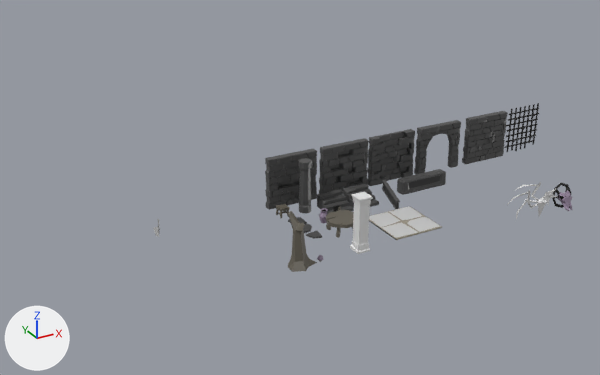
Renders of the Blender file Models/scene.blend from each side of a commit.
One viewpoint serves both versions: a 50 mm lens placed at (-33.4, -102.1, 53.0), pointed at (19.8, -5.5, 4.7). Every picture has the same lights, and +X, +Y and +Z are marked at lower left.

Before the edit, the objects in view are built like this:
```python
ob_cone = bpy.data.objects.new('Cone', me_cone)
ob_cone.location = (52.7, -20.7, 0.0)
ob_cone.scale = (1.0, 0.746, -1.46)
ob_cube = bpy.data.objects.new('Cube', me_cube_004)
ob_cube.location = (58.5, -18.8, 0.0)
ob_cube_005 = bpy.data.objects.new('Cube.005', me_cube_021)
ob_cube_005.location = (15.8, -18.3, 0.0)
ob_cube_005.scale = (0.145, 0.145, 0.145)
ob_cube_009 = bpy.data.objects.new('Cube.009', me_cube_024)
ob_cube_009.location = (22.0, -18.3, 1.0)
ob_pillar = bpy.data.objects.new('Pillar', me_cube_017)
ob_pillar.location = (21.5, -3.9, 0.0)
ob_stairhandle = bpy.data.objects.new('StairHandle', me_cube_015)
ob_stairhandle.location = (35.0, -6.7, 0.0)
ob_stool = bpy.data.objects.new('Stool', me_cube_038)
ob_stool.location = (17.8, -3.8, 0.0)
ob_table = bpy.data.objects.new('Table', me_cube_005)
ob_table.location = (22.8, -12.4, 0.0)
ob_wall_edging = bpy.data.objects.new('Wall_Edging', me_cube_001)
ob_wall_edging.location = (41.8, -4.7, 0.0)
# also in view: 'Stair_01' at (25.8, -5.5, 1.0); 'Wall_Doorway' at (48.4, -0.7, 4.0); 'Wall' at (58.3, -0.7, 4.0); 'Wall_BigHole' at (21.0, -0.7, 4.0); 'Wall_SmallHoles' at (30.2, -0.7, 4.0)
```
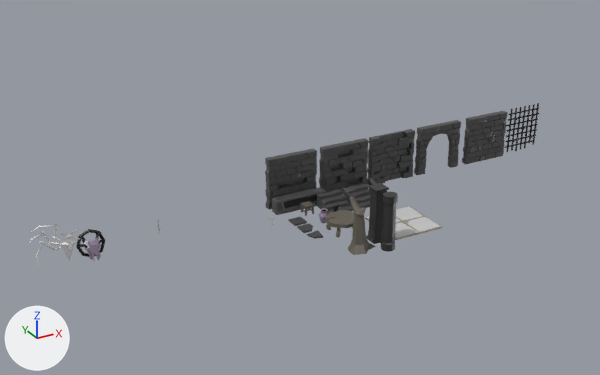
Boxes (x1, y1, x2, y2) around the edits, measured in the pictures (600 x 375 px):
'Cube.009', recoloured, moved: before (350, 192, 373, 254); after (366, 183, 389, 244)
'Wall_Edging', moved: before (397, 169, 446, 195); after (272, 187, 326, 215)
'Cube.004', moved: before (288, 211, 317, 272); after (348, 196, 376, 255)
'Pillar', surface changed, moved: before (299, 158, 312, 213); after (381, 192, 398, 252)
'Cube', moved: before (552, 183, 573, 211); after (76, 229, 105, 262)
'StairHandle', moved: before (382, 180, 400, 210); after (369, 178, 376, 185)
'Stool', moved: before (276, 204, 290, 218); after (301, 201, 314, 216)
'Cone.001', moved: before (541, 189, 557, 205); after (59, 230, 80, 249)
'Cone', moved: before (538, 197, 547, 216); after (60, 240, 75, 261)
'Cube.003', moved: before (514, 182, 541, 201); after (30, 223, 61, 242)
'Cube.002', moved: before (507, 190, 538, 205); after (27, 231, 61, 247)
'Cube.001', moved: before (516, 199, 538, 219); after (36, 241, 62, 266)
'Plane', moved: before (153, 227, 159, 237); after (268, 216, 273, 227)
'Cube.005', reshaped, rescaled (not visible afterwards): before (317, 255, 324, 262)
part 2 of me_cube_021, deleted: before (317, 255, 324, 260)

What changed in the scene script:
```text
Change me_cube_017:
    where me_cube_017.from_pydata(...)  # 76 vertices, 148 faces; spans x -1.0..1.0, y -1.0..1.0, z 0.0..8.02
    used by ob_pillar; location = (21.5, -3.9, 0.0)
    me_cube_017 part 1: texture (UV) coordinates of 148 of 148 faces, centred in x -0.9..0.94, y -0.94..0.9, z 0.0..8.02, changed; they spanned u 0.26..0.31, v 0.94..0.99 and now span u 0.32..0.37, v 0.94..0.99
Change me_cube_021:
    used by ob_cube_005; location = (15.8, -18.3, 0.0); scale = (0.145, 0.145, 0.145)
    remove me_cube_021.from_pydata(...)  # 21 vertices, 34 faces; spans x -3.56..2.66, y -2.69..3.32, z -1.0..5.71
    remove me_cube_021.materials.append(mat_material)  # picture img_palette_png
    add me_cube_021.from_pydata(...)  # 110 vertices, 216 faces; spans x -0.32..0.33, y -0.14..0.07, z -0.17..0.2
    me_cube_021 part 2: the loose piece of 13 vertices spanning x -3.56..2.66, y -2.69..3.32, z 1.45..5.71 is deleted
    me_cube_021 part 3: 8 vertices removed from x -1.0..0.81, y -1.0..1.0, z -1.0..1.67; 110 vertices added at x -0.32..0.33, y -0.14..0.07, z -0.17..0.2
Change me_cube_024:
    where me_cube_024.from_pydata(...)  # 40 vertices, 38 faces; spans x -1.0..1.0, y -1.0..1.0, z -1.0..7.0
    add me_cube_024.materials.append(mat_material)  # picture img_palette_png
Change ob_stairhandle:
    ob_stairhandle.location: (35.0, -6.7, 0.0) -> (33.5, -5.2, 0.0)
Change ob_pillar:
    ob_pillar.location: (21.5, -3.9, 0.0) -> (25.5, -19.8, 0.0)
Change ob_stool:
    ob_stool.location: (17.8, -3.8, 0.0) -> (21.4, -4.8, 0.0)
Change ob_wall_edging:
    ob_wall_edging.location: (41.8, -4.7, 0.0) -> (21.3, -1.8, 0.0)
Change ob_cube:
    ob_cube.location: (58.5, -18.8, 0.0) -> (-9.6, 0.3, 0.0)
Change ob_cone:
    ob_cone.location: (52.7, -20.7, 0.0) -> (-12.8, -0.1, 0.0)
Change ob_cone_001:
    ob_cone_001.location: (52.7, -21.3, 2.7) -> (-12.8, -0.7, 2.7)
Change ob_cube_001:
    ob_cube_001.location: (49.9, -20.7, 0.8) -> (-15.6, -0.1, 0.8)
Change ob_cube_002:
    ob_cube_002.location: (49.5, -20.3, 2.2) -> (-15.9, 0.3, 2.2)
Change ob_cube_003:
    ob_cube_003.location: (50.6, -20.3, 3.2) -> (-14.9, 0.2, 3.2)
Change ob_cube_004:
    ob_cube_004.location: (12.6, -18.3, 0.0) -> (21.9, -18.2, 0.0)
Change ob_cube_005:
    ob_cube_005.scale: (0.145, 0.145, 0.145) -> (1.0, 1.0, 1.0)
Change ob_cube_009:
    ob_cube_009.location: (22.0, -18.3, 1.0) -> (25.6, -16.9, 1.0)
Change ob_plane:
    ob_plane.location: (0.0, 0.0, 0.0) -> (15.6, -4.9, 0.0)
```
